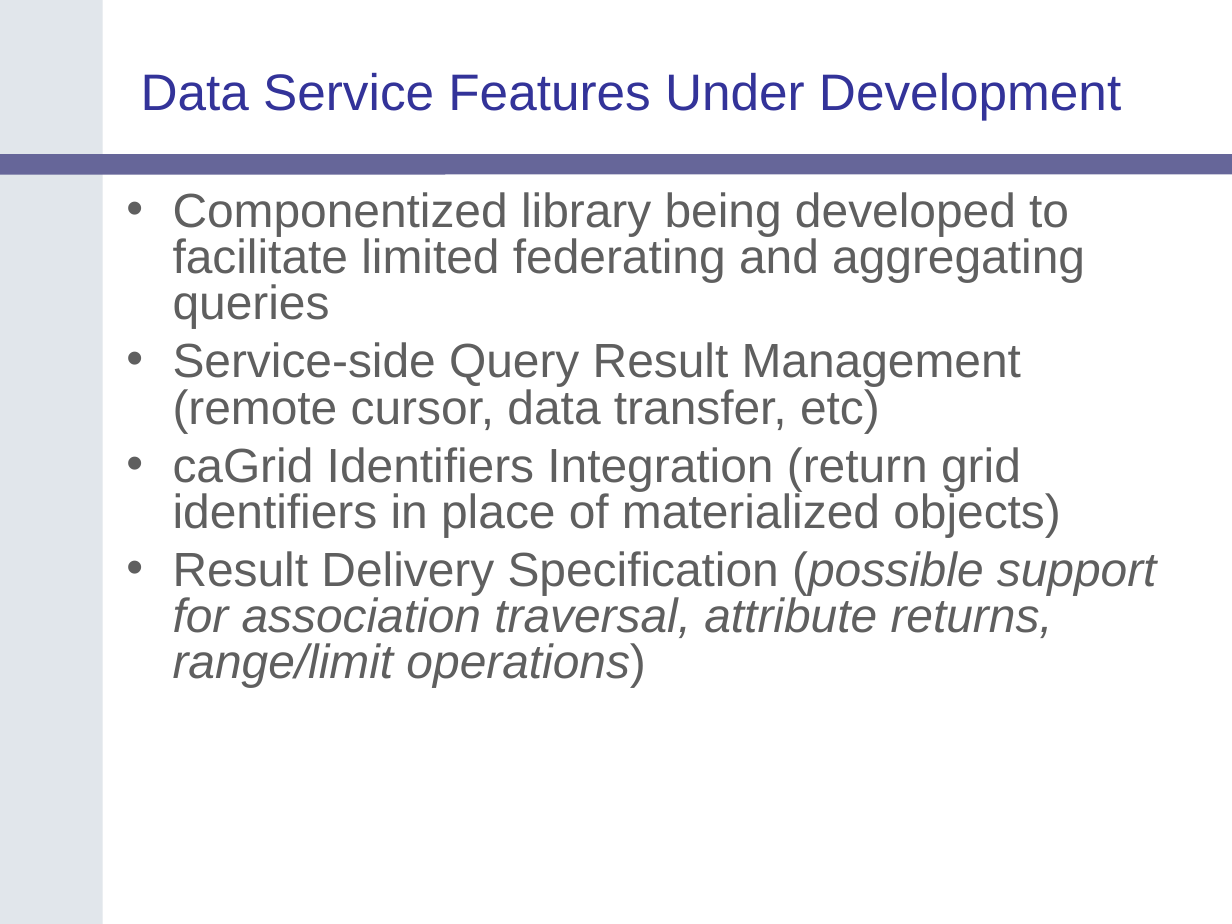
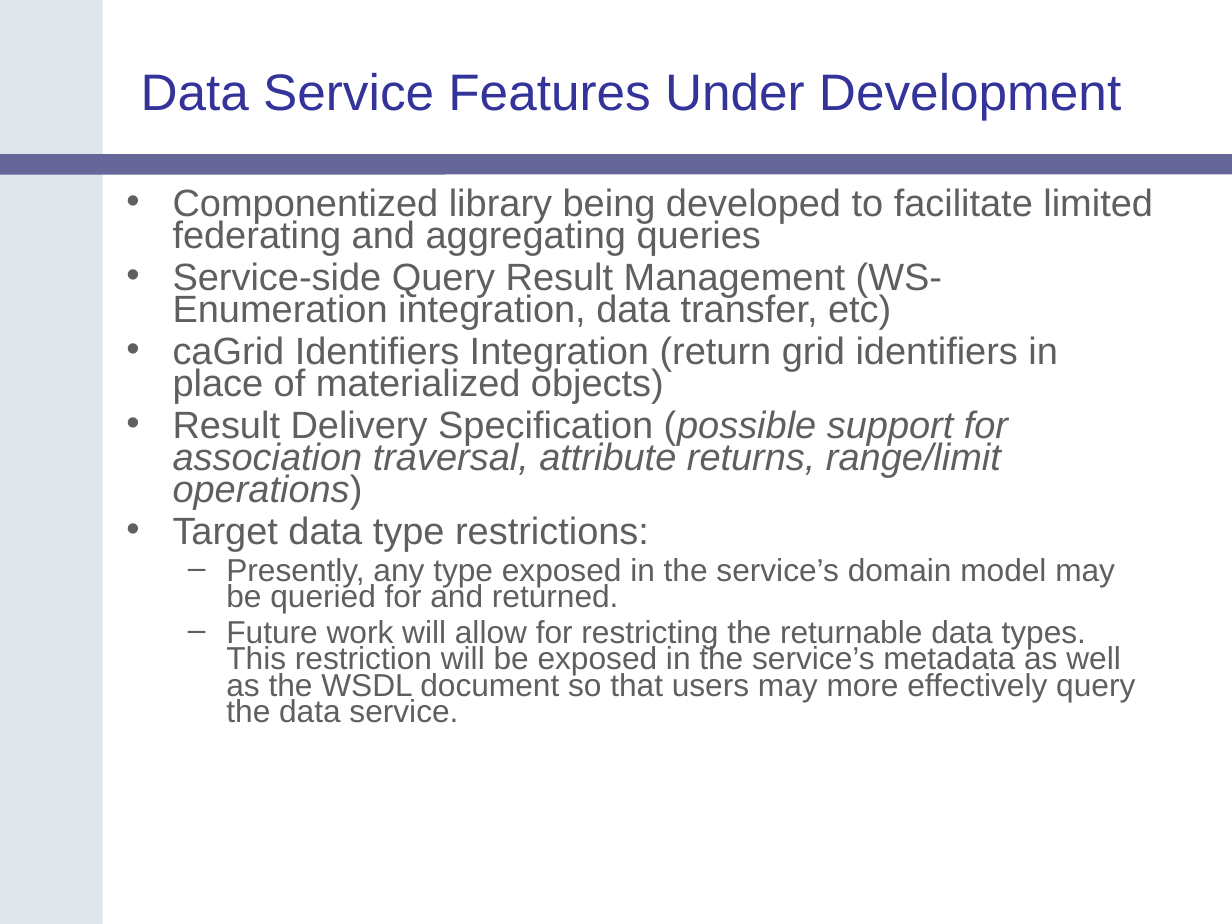
Before and after one commit to NCIP/cagrid-portal, a slide deck: slide 33 of cagrid-1-0/Documentation/presentations/200607_VCDE_ARCH/caGrid-1.0_Beta_Data-Services.ppt (slide 23 before the commit). Drawn at 1232x924 pixels with LibreOffice and Linux fonts; fonts in the diff are those of the drawing; background and template pictures are left out. Boxes give left, top, right and bottom in pixels: in the first picture for what was removed or moved away, otherwise in the second. Text is boxed around its words. In the diff, an @@ line names an element or a change of style, - is before the commit and + after.

```diff
--- a/cagrid-1-0/Documentation/presentations/200607_VCDE_ARCH/caGrid-1.0_Beta_Data-Services.ppt
+++ b/cagrid-1-0/Documentation/presentations/200607_VCDE_ARCH/caGrid-1.0_Beta_Data-Services.ppt
@@ text at bbox=[173, 188, 1153, 509]: size 28 to 22.2 pt in "Componentized library being developed to facilitate limited ...", "caGrid Identifiers Integration (return grid identifiers in ...", "Result Delivery Specification (possible support for associat ..."; line spacing 0.8 to 0.7; less space between paragraphs @@
@@ text at bbox=[173, 262, 942, 329]: text changed; size 28 to 22.2 pt @@
-• Service-side Query Result Management (remote cursor, data transfer, etc)
+• Service-side Query Result Management (WS-Enumeration integration, data transfer, etc)
@@ text at bbox=[173, 516, 1135, 723]: paragraphs added @@
+• Target data type restrictions:
+  – Presently, any type exposed in the service’s domain model may be queried for and returned.
+  – Future work will allow for restricting the returnable data types. This restriction will be exposed in the service’s metadata as well as the WSDL document so that users may more effectively query the data service.
```
Also in this commit, not shown: 11 other slides changed, 9 slides added, 3 slides removed.
